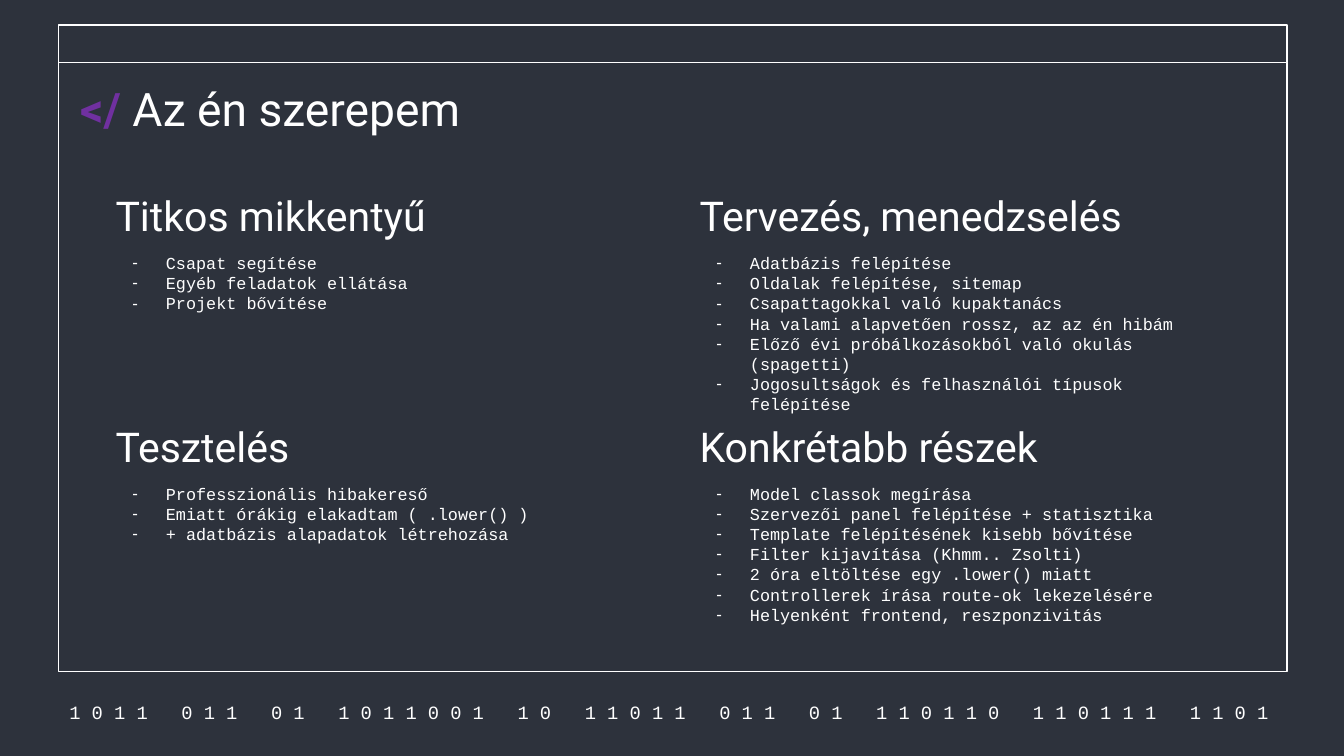
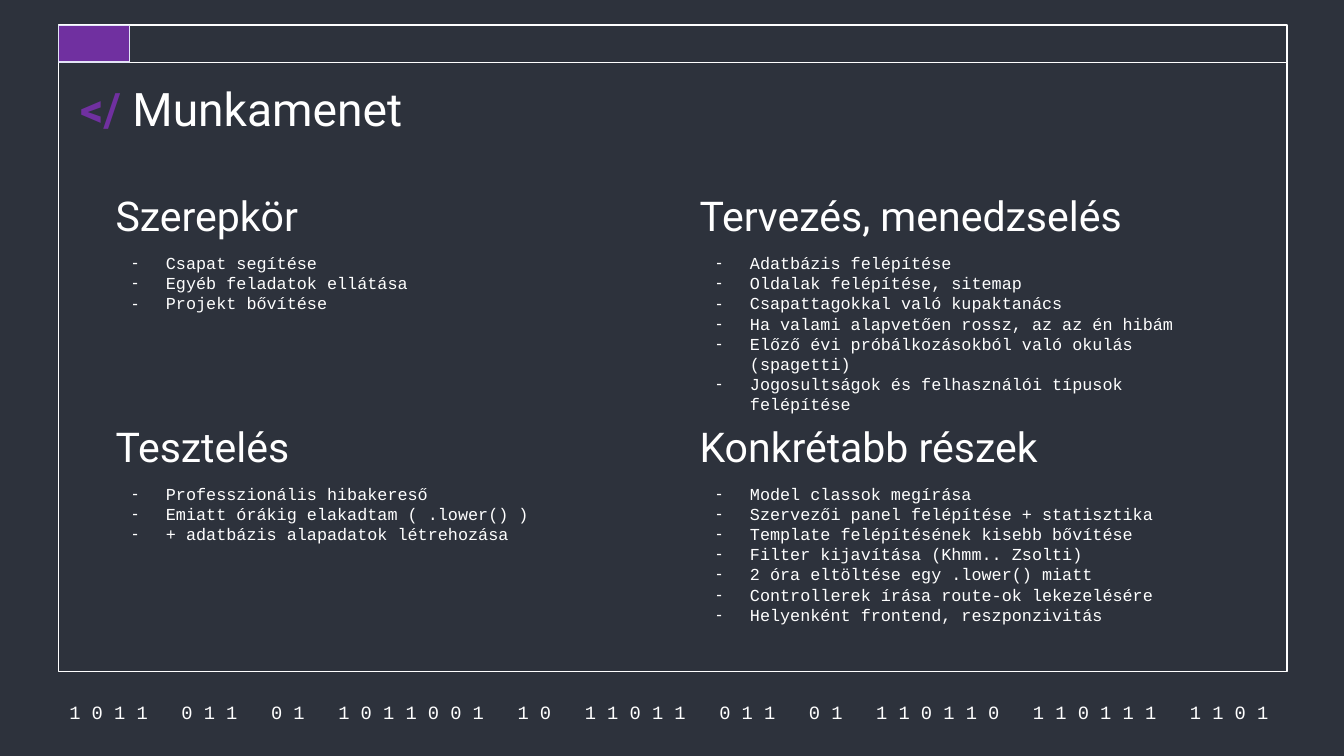
Before and after one commit to Acsilaa/dusza2024-25, a slide deck: slide 3 of Hell yeah ppt.pptx. Drawn at 1344x756 pixels with LibreOffice and Linux fonts; fonts in the diff are those of the drawing. Boxes give left, top, right and bottom in pixels: in the first picture for what was removed or moved away, otherwise in the second. Text is boxed around its words. In the diff, an @@ line names an element or a change of style, - is before the commit and + after.

```diff
--- a/Hell yeah ppt.pptx
+++ b/Hell yeah ppt.pptx
@@ rectangle added at [58,25,129,62], fill #7030A0, outline #E2E4F6 1 pt @@
@@ text at [132,91,402,127]: text changed @@
-</ Az én szerepem
+</ Munkamenet
@@ title at [116,200,298,240]: text changed @@
-Titkos mikkentyű
+Szerepkör
```
Also in this commit, not shown: 11 other slides changed.
